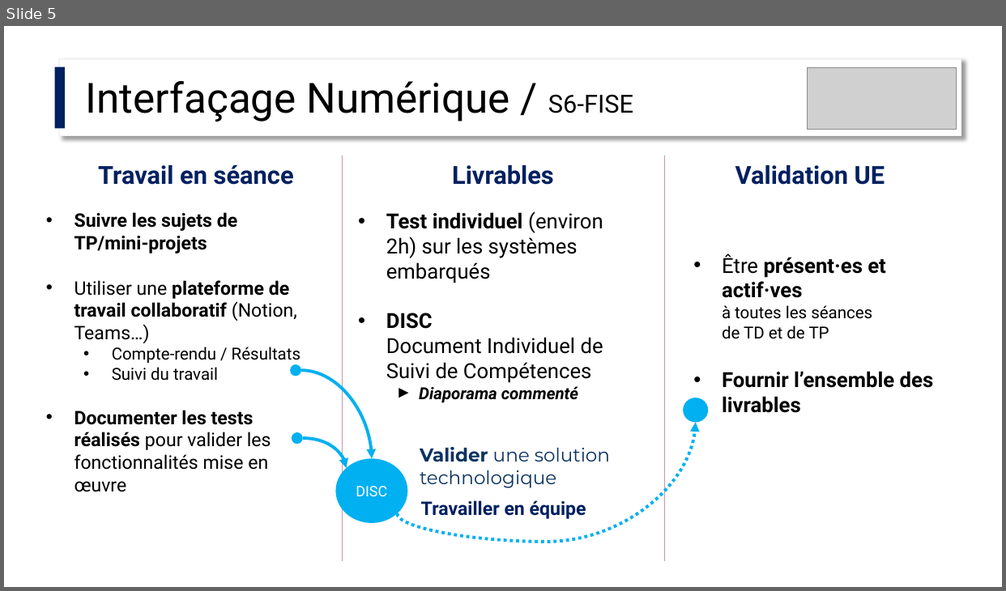
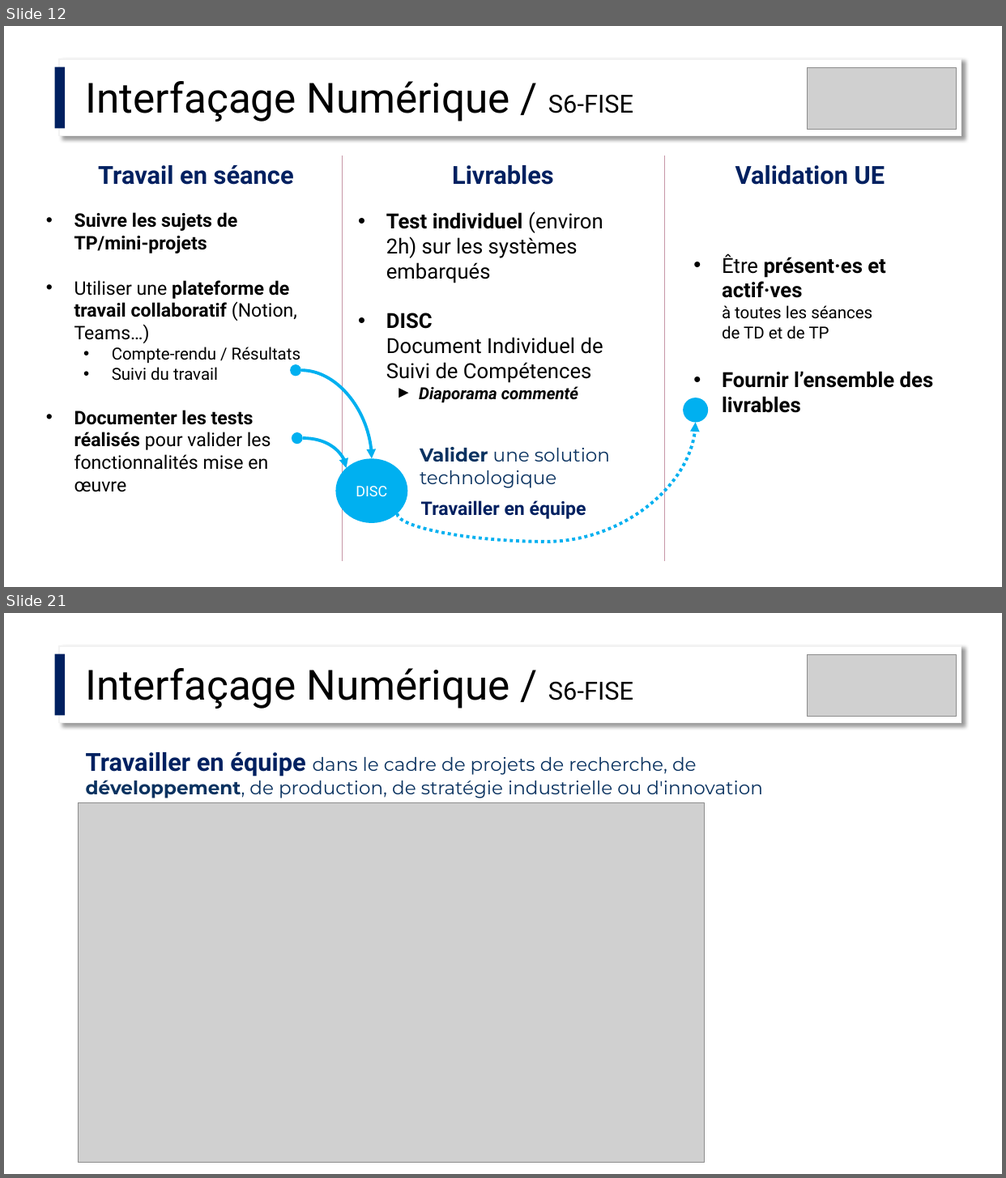
Before and after one commit to IOGS-Digital-Methods/semester-6, a slide deck: InterfacageNumerique/APC/S6_IntNum_APC.pptx. Shown one above the other, each under a label of ours: slide 5 before the commit, slides 12 and 21 after it; the slides between them are not shown. The pictures are 1006x591 and 1006x1178 pixels, drawn with LibreOffice and Linux fonts; fonts in the diff are those of the drawing; grey boxes stand for pictures. Boxes give left, top, right and bottom in pixels: in the first picture for what was removed or moved away, otherwise in the second. Text is boxed around its words. In the diff, an @@ line names an element or a change of style, - is before the commit and + after.

```diff
--- a/InterfacageNumerique/APC/S6_IntNum_APC.pptx
+++ b/InterfacageNumerique/APC/S6_IntNum_APC.pptx
@@ slide 21 added at <box>4,613,1002,1174</box>, background #FFFFFF @@
@@ rectangle added at <box>55,654,66,716</box>, fill #002060 @@
@@ rectangle added at <box>59,646,961,723</box>, fill #FFFFFF, outline #F2F2F2 1 pt @@
@@ picture added at <box>808,655,957,717</box> @@
@@ text added at <box>86,668,633,709</box>, 40 pt, text #000000 @@
+Interfaçage Numérique / S6-FISE
@@ text added at <box>86,752,762,798</box>, 18 pt, text #0A3260 @@
+Travailler en équipe dans le cadre de projets de recherche, de développement, de production, de stratégie industrielle ou d'innovation
@@ picture added at <box>78,803,704,1162</box> @@
@@ what was slide 5 is now slide 12 @@
```
Also in this commit, not shown: 5 slides changed, 15 other slides added, 1 slide removed, 2 other files.
